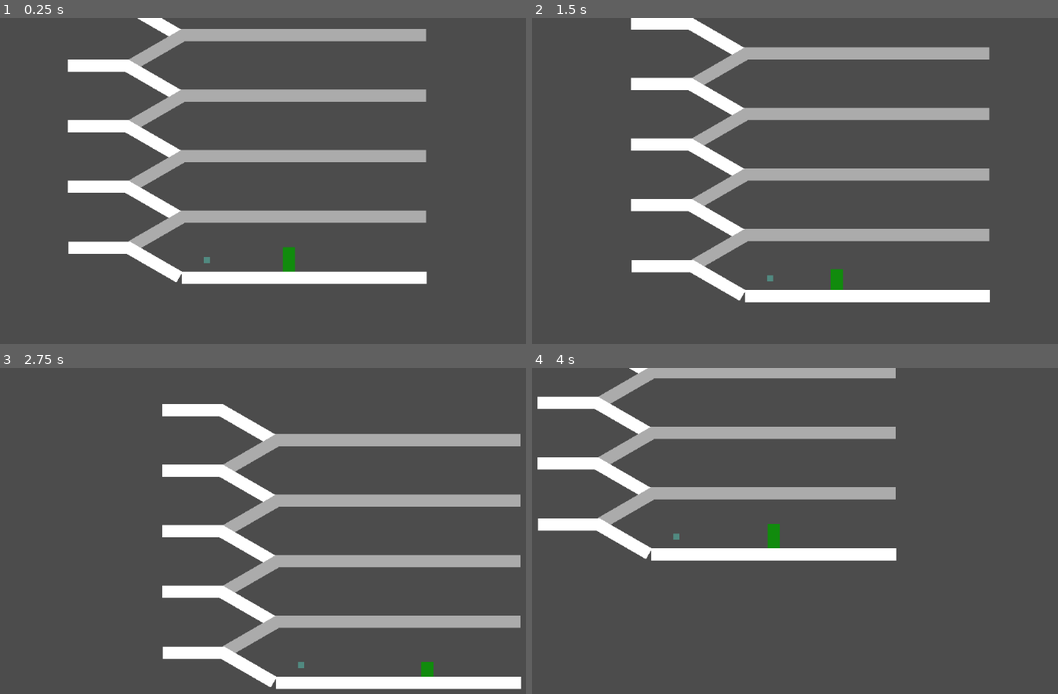
Above: before the commit, frames 1-4 (two rows, left to right).
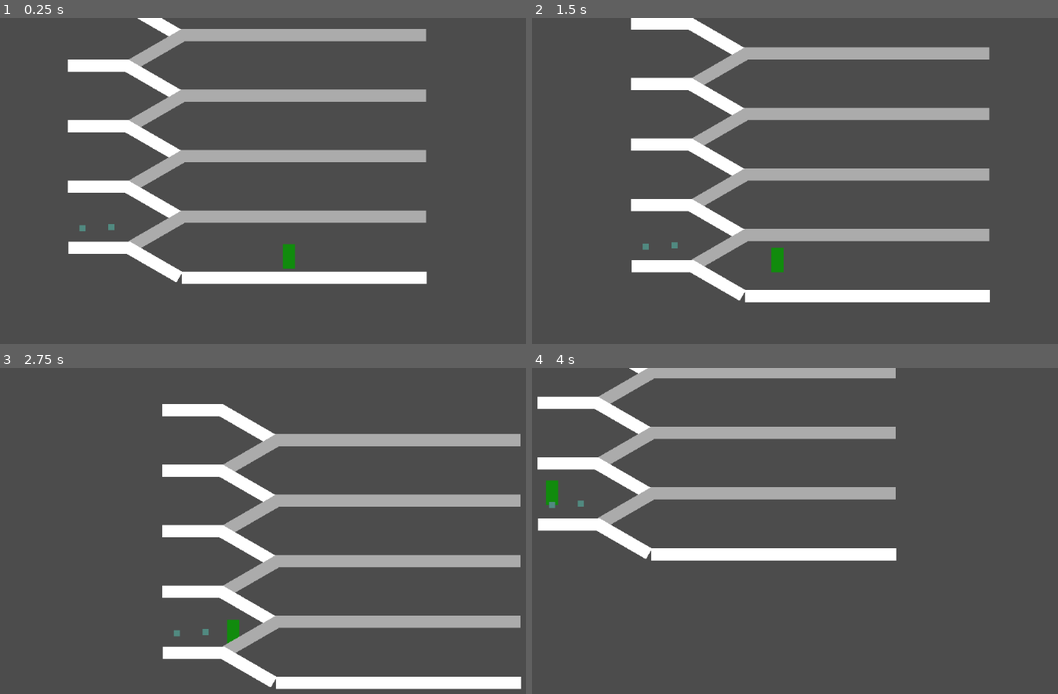
Above: after the commit, the same moments.

Repository: MilanVasko/ludum-dare-51
Game: Godot game, scene res://main.tscn
Same seed, same stepped clock (60 frames per second), same inputs: the game is played once before the commit and once after it.
Inputs (mouse positions are in pixels of both pictures, inside the frame that each line leads up to):
- Up to frame 1 (0.25 s): no input
- Up to frame 2 (1.5 s): move the mouse to (900, 184) at 0.52 s; click (900, 184) at 0.67 s; drag from (637, 220) to (731, 275) at 1.27 s
- Up to frame 3 (2.75 s): move the mouse to (289, 472) at 2.02 s; click (289, 472) at 2.17 s
- Up to frame 4 (4 s): drag from (731, 625) to (574, 495) at 2.77 s; move the mouse to (947, 605) at 3.52 s; click (947, 605) at 3.67 s

The runs differ from the first frame. In frame 1, 0.1% of the frame differs, in the area x 15-57%, y 63-78%; in frame 2, 0.4%, in the area x 21-60%, y 68-84%; in frame 3, 0.3%; in frame 4, 0.4%.

Commit message:
Find neighbour waypoints to defect

Diff:
--- a/defect/defect.gd
+++ b/defect/defect.gd
@@ -1,3 +1,48 @@
 extends Node2D
 
+class_name Defect
+
 export(Global.DefectType) var defect_type: int
+
+func _ready() -> void:
+	print(find_neighbour_waypoints())
+
+func find_neighbour_waypoints() -> Array:
+	var waypoints = get_tree().get_nodes_in_group("waypoint")
+	var closest_waypoint := find_closest_waypoint(waypoints)
+	var neighbour_waypoint := find_neighbour_to_closest_waypoint(closest_waypoint)
+	if neighbour_waypoint.global_position.x < closest_waypoint.global_position.x:
+		return [neighbour_waypoint, closest_waypoint]
+	return [closest_waypoint, neighbour_waypoint]
+
+func find_closest_waypoint(waypoints: Array) -> Node2D:
+	var closest_waypoint = null
+	for w in waypoints:
+		var waypoint: Node2D = w
+		if waypoint.global_position.y > global_position.y:
+			if closest_waypoint == null:
+				closest_waypoint = waypoint
+				continue
+			if is_closer(waypoint, closest_waypoint):
+				closest_waypoint = waypoint
+	return closest_waypoint
+
+func find_neighbour_to_closest_waypoint(closest_waypoint: Node2D) -> Node2D:
+	var closest_direction_to_us := closest_waypoint.global_position.direction_to(global_position)
+	var biggest_dot := -INF
+	var biggest_dot_neighbour: Node2D = null
+	for second_neighbour_path in closest_waypoint.neighbours:
+		var second_neighbour: Node2D = closest_waypoint.get_node(second_neighbour_path)
+		var current_direction_to_us := second_neighbour.global_position.direction_to(global_position)
+		var neighbour_direction := closest_waypoint.global_position.direction_to(second_neighbour.global_position)
+		var current_dot := closest_direction_to_us.dot(neighbour_direction)
+		if current_dot > biggest_dot:
+			biggest_dot = current_dot
+			biggest_dot_neighbour = second_neighbour
+
+	assert(biggest_dot_neighbour != null)
+	return biggest_dot_neighbour
+
+func is_closer(a: Node2D, b: Node2D) -> bool:
+	return a.global_position.distance_squared_to(global_position) < \
+		   b.global_position.distance_squared_to(global_position)
--- a/employee/employee.gd
+++ b/employee/employee.gd
@@ -10,7 +10,8 @@
 var current_travel_index := -1
 
 func _ready() -> void:
-	print("Current position:", global_position)
+	print("Current position: ", global_position)
+	print("Test target node: ", test_target_node.global_position)
 	move_to(test_target_node.global_position)
 
 func _process(delta: float) -> void:
@@ -30,4 +31,4 @@
 
 func find_path_to(global_target_position: Vector2) -> Array:
 	print("Finding path")
-	return [Vector2(-500.0, 0.0), Vector2(300, 100.0), Vector2(0.0, 0.0)]
+	return [test_target_node.global_position]
--- a/main.tscn
+++ b/main.tscn
@@ -9,7 +9,7 @@
 [node name="Main" type="Node"]
 
 [node name="Employee" parent="." instance=ExtResource( 1 )]
-test_target_node_path = NodePath("../Position2D")
+test_target_node_path = NodePath("../Defect")
 
 [node name="Camera" parent="." instance=ExtResource( 2 )]
 position = Vector2( -615, -574 )
@@ -110,12 +110,32 @@
 scale = Vector2( 5, 1 )
 
 [node name="Defect" parent="." instance=ExtResource( 4 )]
-position = Vector2( -796, -94 )
+position = Vector2( -1811, -355 )
+
+[node name="Defect2" parent="." instance=ExtResource( 4 )]
+position = Vector2( -1573, -362 )
 
 [node name="Waypoints" type="Node" parent="."]
 
 [node name="Waypoint" parent="Waypoints" instance=ExtResource( 5 )]
 position = Vector2( 1000, 0 )
+neighbours = [ NodePath("../Waypoint6") ]
+
+[node name="Waypoint6" parent="Waypoints" instance=ExtResource( 5 )]
+position = Vector2( -1000, 0 )
+neighbours = [ NodePath("../Waypoint"), NodePath("../Waypoint11") ]
+
+[node name="Waypoint11" parent="Waypoints" instance=ExtResource( 5 )]
+position = Vector2( -1428, -247 )
+neighbours = [ NodePath("../Waypoint6"), NodePath("../Waypoint16"), NodePath("../Waypoint7") ]
+
+[node name="Waypoint16" parent="Waypoints" instance=ExtResource( 5 )]
+position = Vector2( -1924, -247 )
+neighbours = [ NodePath("../Waypoint11") ]
+
+[node name="Waypoint7" parent="Waypoints" instance=ExtResource( 5 )]
+position = Vector2( -1007, -497 )
+neighbours = [ NodePath("../Waypoint11"), NodePath("../Waypoint2"), NodePath("../Waypoint12") ]
 
 [node name="Waypoint2" parent="Waypoints" instance=ExtResource( 5 )]
 position = Vector2( 993, -497 )
@@ -129,12 +149,6 @@
 [node name="Waypoint5" parent="Waypoints" instance=ExtResource( 5 )]
 position = Vector2( 994, -1982 )
 
-[node name="Waypoint6" parent="Waypoints" instance=ExtResource( 5 )]
-position = Vector2( -1000, 0 )
-
-[node name="Waypoint7" parent="Waypoints" instance=ExtResource( 5 )]
-position = Vector2( -1007, -497 )
-
 [node name="Waypoint8" parent="Waypoints" instance=ExtResource( 5 )]
 position = Vector2( -1006, -992 )
 
@@ -143,9 +157,6 @@
 
 [node name="Waypoint10" parent="Waypoints" instance=ExtResource( 5 )]
 position = Vector2( -1006, -1982 )
-
-[node name="Waypoint11" parent="Waypoints" instance=ExtResource( 5 )]
-position = Vector2( -1428, -247 )
 
 [node name="Waypoint12" parent="Waypoints" instance=ExtResource( 5 )]
 position = Vector2( -1435, -744 )
@@ -159,9 +170,6 @@
 [node name="Waypoint15" parent="Waypoints" instance=ExtResource( 5 )]
 position = Vector2( -1434, -2229 )
 
-[node name="Waypoint16" parent="Waypoints" instance=ExtResource( 5 )]
-position = Vector2( -1924, -247 )
-
 [node name="Waypoint17" parent="Waypoints" instance=ExtResource( 5 )]
 position = Vector2( -1931, -744 )
 
@@ -173,6 +181,3 @@
 
 [node name="Waypoint20" parent="Waypoints" instance=ExtResource( 5 )]
 position = Vector2( -1930, -2229 )
-
-[node name="Position2D" type="Position2D" parent="."]
-position = Vector2( -418, -549 )
--- a/project.godot
+++ b/project.godot
@@ -7,6 +7,16 @@
 ;   param=value ; assign values to parameters
 
 config_version=4
+
+_global_script_classes=[ {
+"base": "Node2D",
+"class": "Defect",
+"language": "GDScript",
+"path": "res://defect/defect.gd"
+} ]
+_global_script_class_icons={
+"Defect": ""
+}
 
 [application]
 
--- /dev/null
+++ b/waypoint/waypoint.gd
@@ -0,0 +1,3 @@
+extends Position2D
+
+export(Array) var neighbours
--- a/waypoint/waypoint.tscn
+++ b/waypoint/waypoint.tscn
@@ -1,3 +1,6 @@
-[gd_scene format=2]
+[gd_scene load_steps=2 format=2]
+
+[ext_resource path="res://waypoint/waypoint.gd" type="Script" id=1]
 
 [node name="Waypoint" type="Position2D" groups=["waypoint"]]
+script = ExtResource( 1 )
